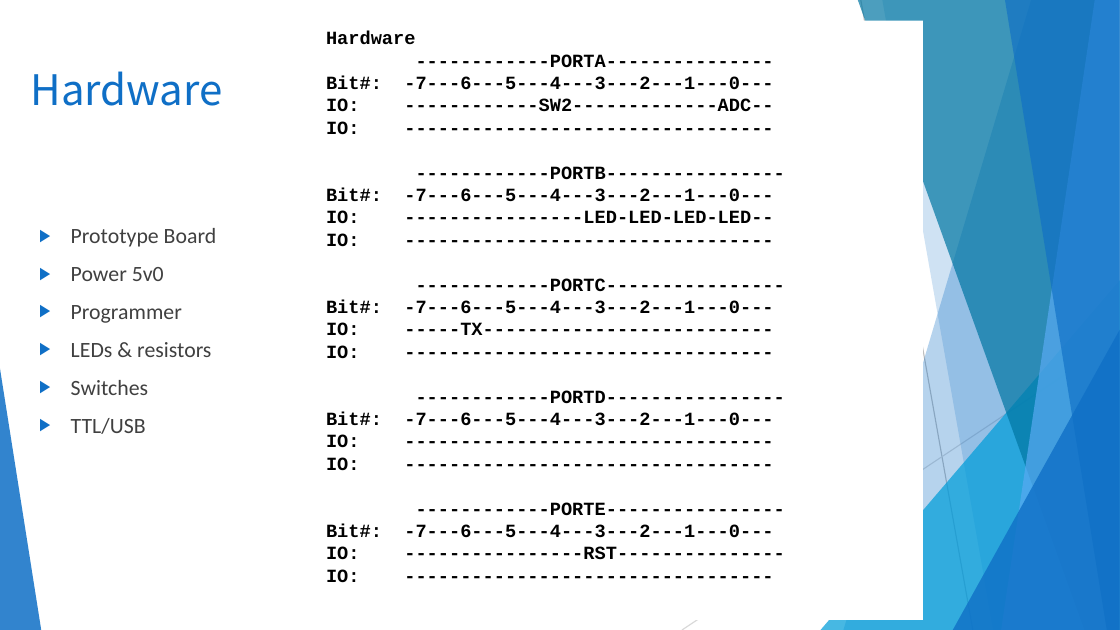
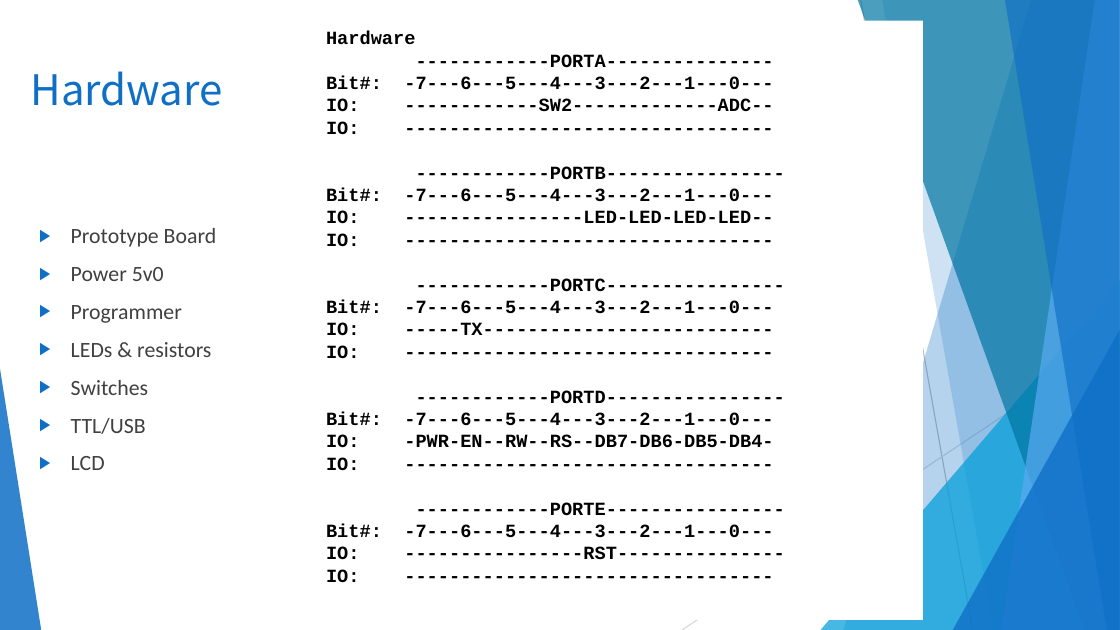
Before and after one commit to GreatCowBASIC/Demonstration_Sources, a slide deck: slide 9 of Vendor_Boards/Microchip_PICDEM 2 plus_board_2010/tutorials/GCBASIC_Part16_storage.pptx. Drawn at 1120x630 pixels with LibreOffice and Linux fonts; fonts in the diff are those of the drawing; background and template pictures are left out. Boxes give left, top, right and bottom in pixels: in the first picture for what was removed or moved away, otherwise in the second. Text is boxed around its words. In the diff, an @@ line names an element or a change of style, - is before the commit and + after.

```diff
--- a/Vendor_Boards/Microchip_PICDEM 2 plus_board_2010/tutorials/GCBASIC_Part16_storage.pptx
+++ b/Vendor_Boards/Microchip_PICDEM 2 plus_board_2010/tutorials/GCBASIC_Part16_storage.pptx
@@ text at (404,434,773,448): text changed @@
-IO: ---------------------------------
+IO: -PWR-EN--RW--RS--DB7-DB6-DB5-DB4-
@@ text at (71,456,105,470): paragraph added @@
+▶ LCD
```
Also in this commit, not shown: 7 other files.
